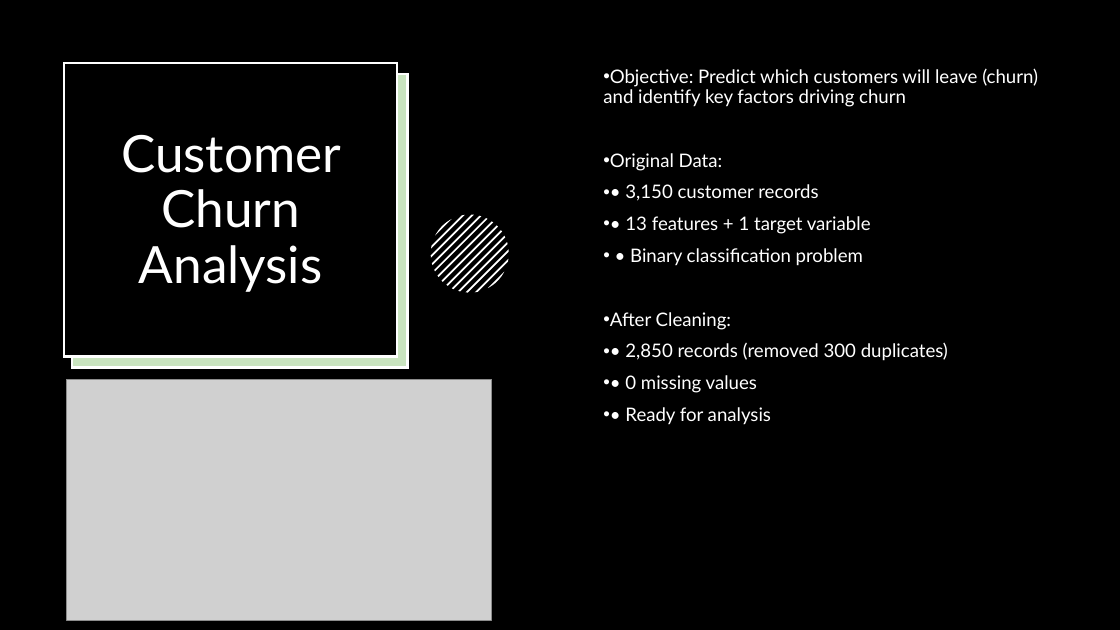
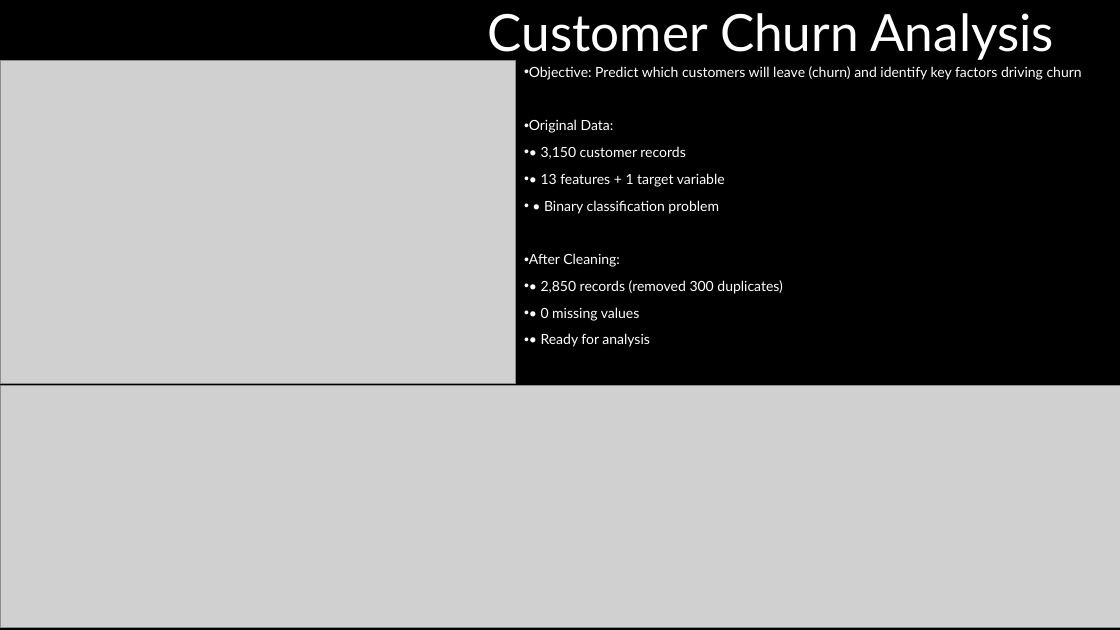
Before and after one commit to S1rt3ge/ds-ai-assignments-Oleksii-Burianov, a slide deck: slide 5 of weeks/week3/week3 final.pptx. Drawn at 1120x630 pixels with LibreOffice and Linux fonts; fonts in the diff are those of the drawing; grey boxes stand for pictures. Boxes give left, top, right and bottom in pixels: in the first picture for what was removed or moved away, otherwise in the second. Text is boxed around its words. In the diff, an @@ line names an element or a change of style, - is before the commit and + after.

```diff
--- a/weeks/week3/week3 final.pptx
+++ b/weeks/week3/week3 final.pptx
@@ title "Customer Churn Analysis" rewrapped from (121,134,341,292) to (488,13,1054,61) @@
@@ picture: place and size @@
-picture at (66,379,492,620)
+picture at (0,60,516,383)
@@ rectangle removed at (64,63,397,356) @@
@@ rectangle removed at (72,74,408,367) @@
@@ rectangle removed at (72,74,408,367) @@
@@ text "Objective: Predict which customers will ...": place and size @@
-text "Objective: Predict which customers will ..." at (603,68,1038,425)
+text "Objective: Predict which customers will ..." at (524,66,1082,347)
@@ text "Objective: Predict which customers will ..." at (524,66,1082,347): size 16 to 12 pt @@
@@ group removed at (431,214,508,292): 13 freeform shapes @@
@@ picture added at (0,386,1120,628) @@
```
Also in this commit, not shown: 1 other slide changed.
